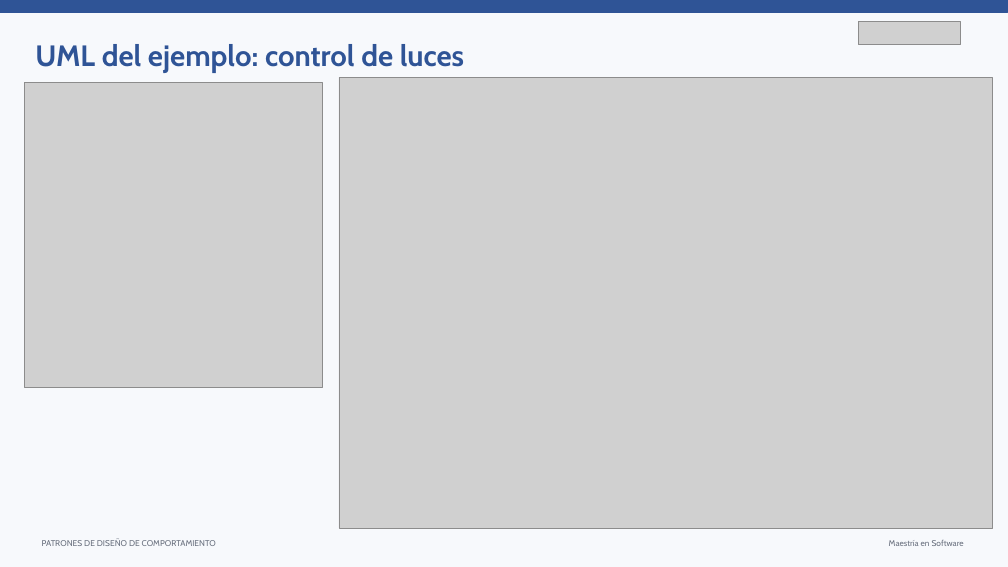
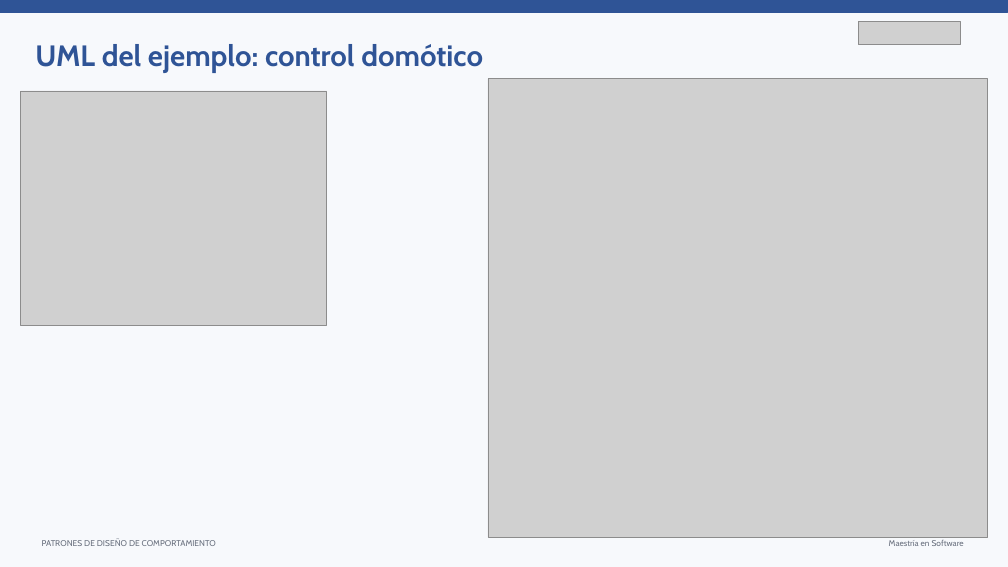
Before and after one commit to carytnas/PDS_Actividad03_Grupo02, a slide deck: slide 17 of documentacion/PDS_Actividad03_Grupo02.pptx (slide 16 before the commit). Drawn at 1008x567 pixels with LibreOffice and Linux fonts; fonts in the diff are those of the drawing; grey boxes stand for pictures. Boxes give left, top, right and bottom in pixels: in the first picture for what was removed or moved away, otherwise in the second. Text is boxed around its words. In the diff, an @@ line names an element or a change of style, - is before the commit and + after.

Commit message:
Mejoras de Mediator y Command, pruebas e informe actualizado
- Mediator: AvionSanitario con prioridad en la torre, aviso de nuevas
  posiciones en la cola y registro de aeronaves desde el cliente.
- Command: deshacer con historial, Ventilador, MacroComando y control
  con varios botones reasignables.
- Pruebas unitarias con JUnit 5 (13 pruebas) y pom.xml para mvn test.
- Diagramas UML regenerados y alineados con el código.
- Informe (docx y pdf) y presentación actualizados.

```diff
--- a/documentacion/PDS_Actividad03_Grupo02.pptx
+++ b/documentacion/PDS_Actividad03_Grupo02.pptx
@@ text at (x1=35, y1=44, x2=483, y2=73): text changed @@
-UML del ejemplo: control de luces
+UML del ejemplo: control domótico
@@ picture resized from (x1=339, y1=77, x2=992, y2=528) to (x1=488, y1=79, x2=988, y2=538) @@
@@ picture resized from (x1=25, y1=82, x2=323, y2=387) to (x1=20, y1=91, x2=327, y2=324) @@
```
Also in this commit, not shown: 15 other slides changed, 3 slides added, 24 other files.
